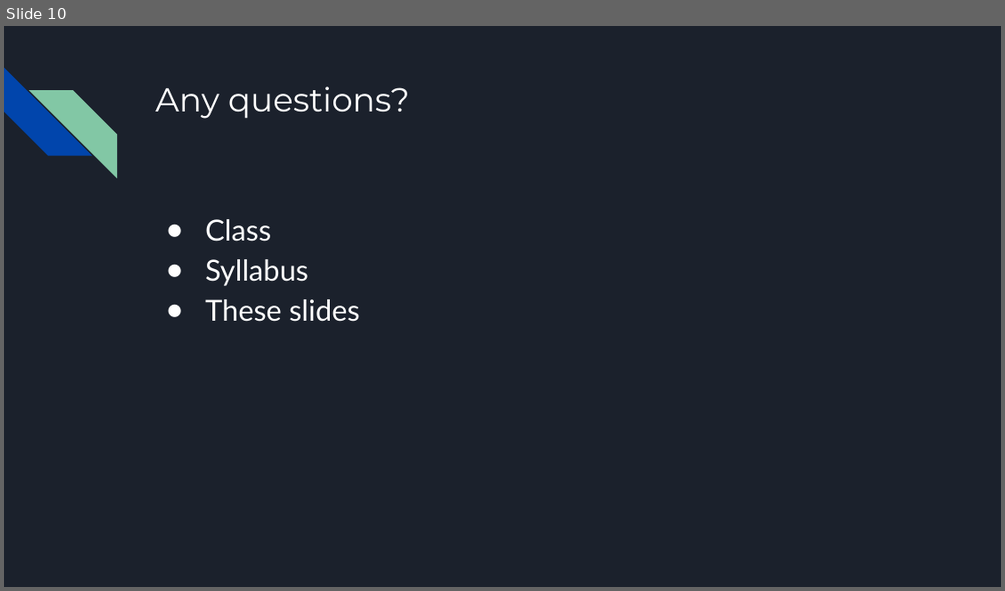
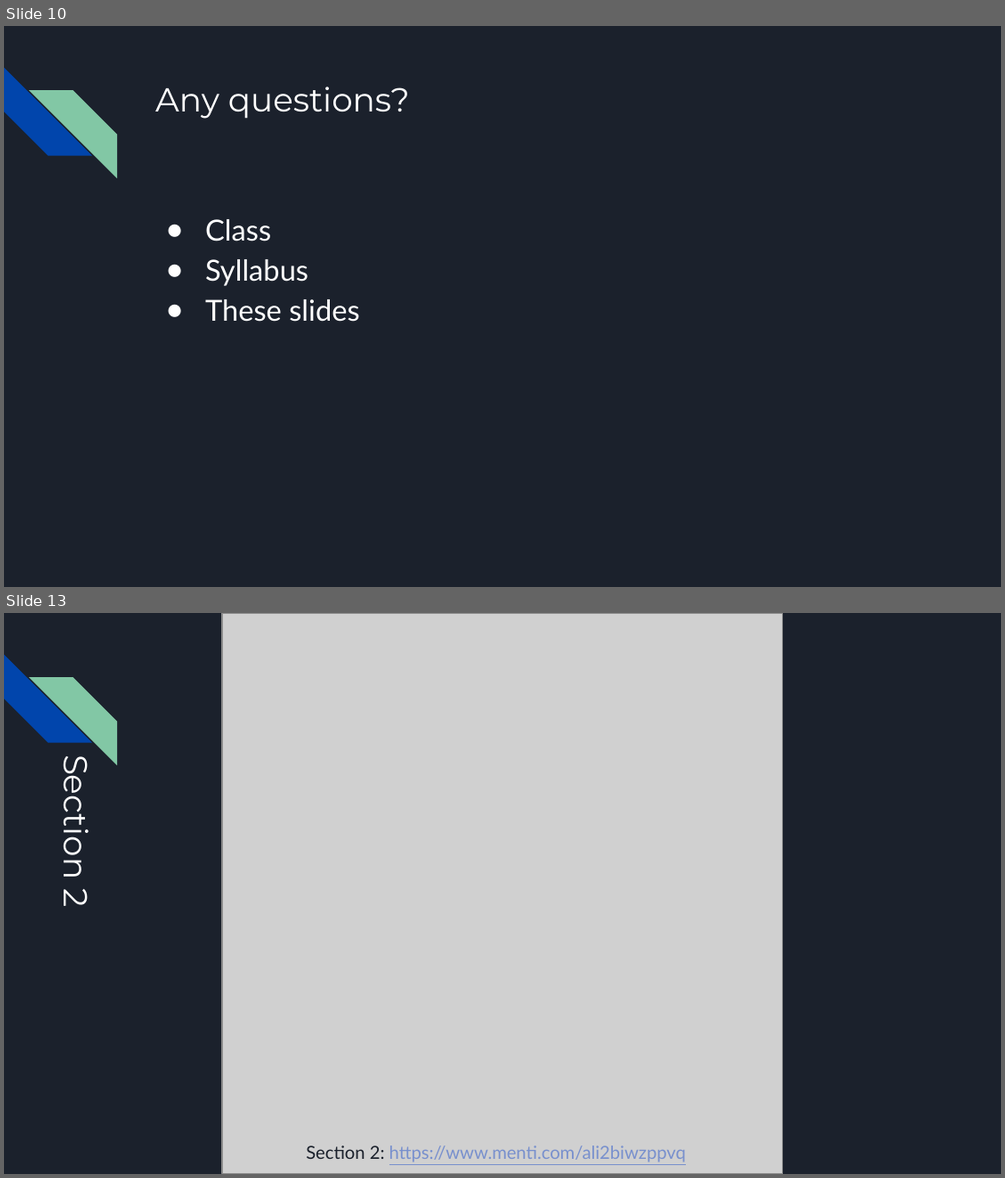
Before and after one commit to ncp38/cs142-s25, a slide deck: lectures/intro/CS142Intro1Slides.pptx. Shown one above the other, each under a label of ours: slide 10 before the commit, slides 10 and 13 after it; the slides between them are not shown. The pictures are 1005x591 and 1005x1178 pixels, drawn with LibreOffice and Linux fonts; fonts in the diff are those of the drawing; grey boxes stand for pictures. Boxes give left, top, right and bottom in pixels: in the first picture for what was removed or moved away, otherwise in the second. Text is boxed around its words. In the diff, an @@ line names an element or a change of style, - is before the commit and + after.

```diff
--- a/lectures/intro/CS142Intro1Slides.pptx
+++ b/lectures/intro/CS142Intro1Slides.pptx
@@ slide 13 added at <box>4,613,1001,1174</box>, background #1B212C; not listed: 2 template elements that a slide beside it also shows @@
@@ picture added at <box>222,613,783,1173</box> @@
@@ title added at <box>55,767,101,906</box>, 24 pt, text #FFFFFF @@
+Section 2
@@ text added at <box>306,1145,686,1162</box>, 13 pt, text #7890CD, underline @@
+Section 2: https://www.menti.com/ali2biwzppvq
```
Also in this commit, not shown: 3 slides changed, 2 other slides added, 1 slide removed, 6 other files.
